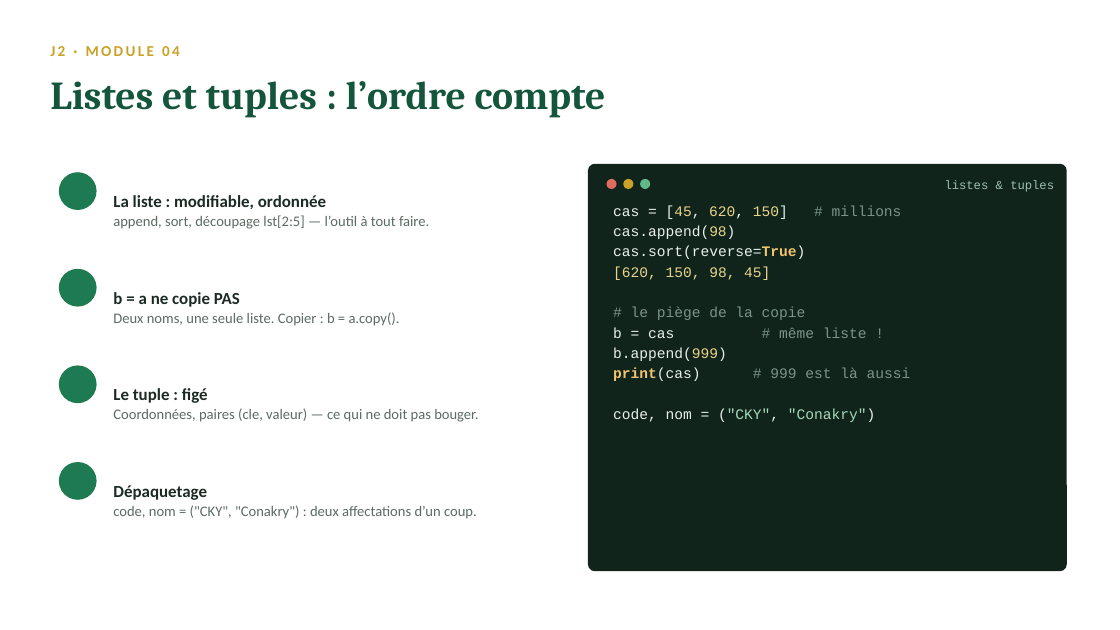
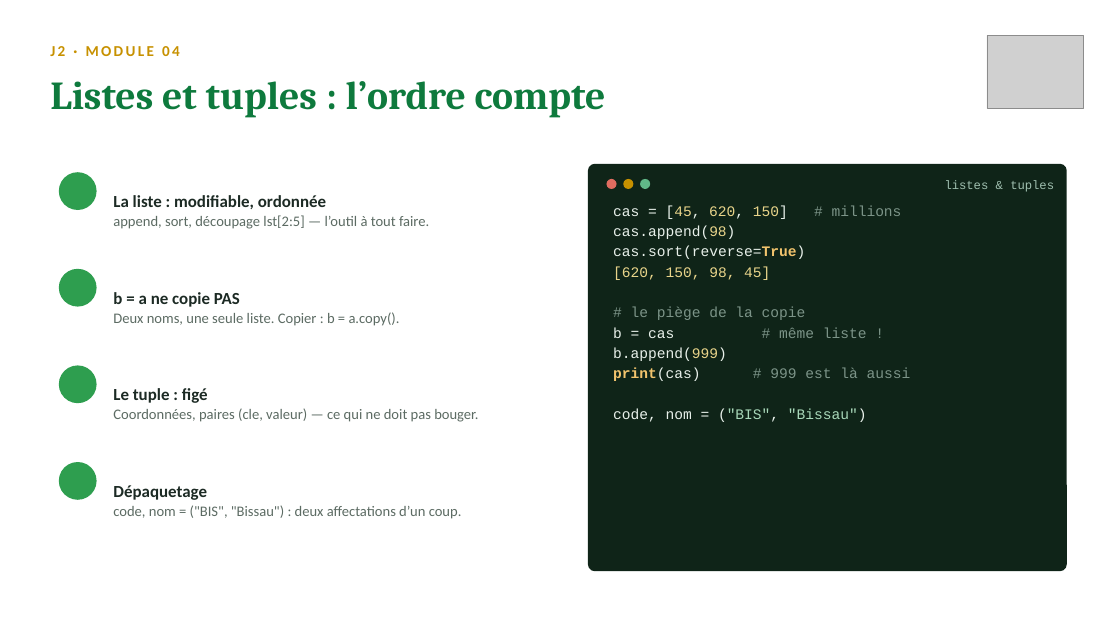
Before and after one commit to sogui/formation-python, a slide deck: slide 5 of slides/sources/J2-fonctions-structures.pptx. Drawn at 1120x630 pixels with LibreOffice and Linux fonts; fonts in the diff are those of the drawing; grey boxes stand for pictures; background and template pictures are left out. Boxes give left, top, right and bottom in pixels: in the first picture for what was removed or moved away, otherwise in the second. Text is boxed around its words. In the diff, an @@ line names an element or a change of style, - is before the commit and + after.

Commit message:
Guinée-Bissau (DGI) : correction géographique + nouveau design des slides
- Régions et secteurs de Guinée-Bissau (Bissau, Bafatá, Gabú, Cacheu…)
- Noms bissau-guinéens, téléphones 95/96/97, montants en FCFA
- Slides : palette drapeau (rouge/jaune/vert), logo DGI en couverture
  et en en-tête de chaque slide

```diff
--- a/slides/sources/J2-fonctions-structures.pptx
+++ b/slides/sources/J2-fonctions-structures.pptx
@@ text "J2 · MODULE 04" at bbox=[50, 46, 180, 56]: text colour #C9A227 to #C79100 @@
@@ picture added at bbox=[987, 35, 1084, 108] @@
@@ text "Listes et tuples : l’ordre ..." at bbox=[50, 81, 606, 118]: text colour #14563C to #0E7A3D @@
@@ rounded rectangle at bbox=[588, 164, 1067, 571]: fill #10241B to #0F2418 @@
@@ ellipse at bbox=[623, 179, 634, 189]: fill #C9A227 to #C79100 @@
@@ text at bbox=[613, 408, 867, 422]: text changed @@
-code, nom = ("CKY", "Conakry")
+code, nom = ("BIS", "Bissau")
@@ fill #1E7A50 to #2E9E4F in 4 elements at bbox=[59, 172, 97, 210], bbox=[59, 269, 97, 307], bbox=[59, 365, 97, 403], bbox=[59, 462, 97, 500] @@
@@ text at bbox=[113, 505, 462, 519]: text changed @@
-code, nom = ("CKY", "Conakry") : deux affectations d’un coup.
+code, nom = ("BIS", "Bissau") : deux affectations d’un coup.
```
Also in this commit, not shown: 9 other slides changed, 29 other files.
